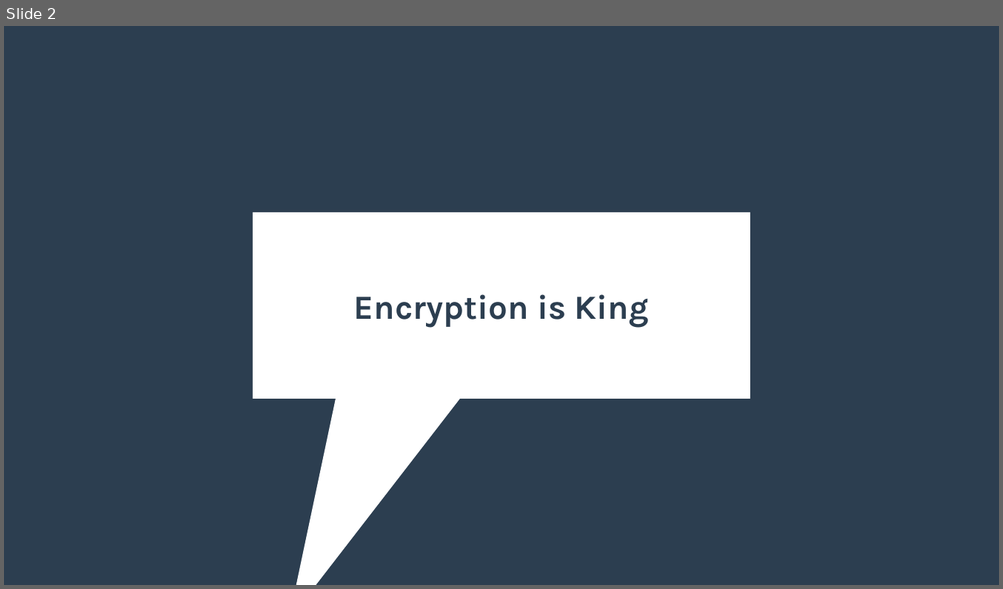
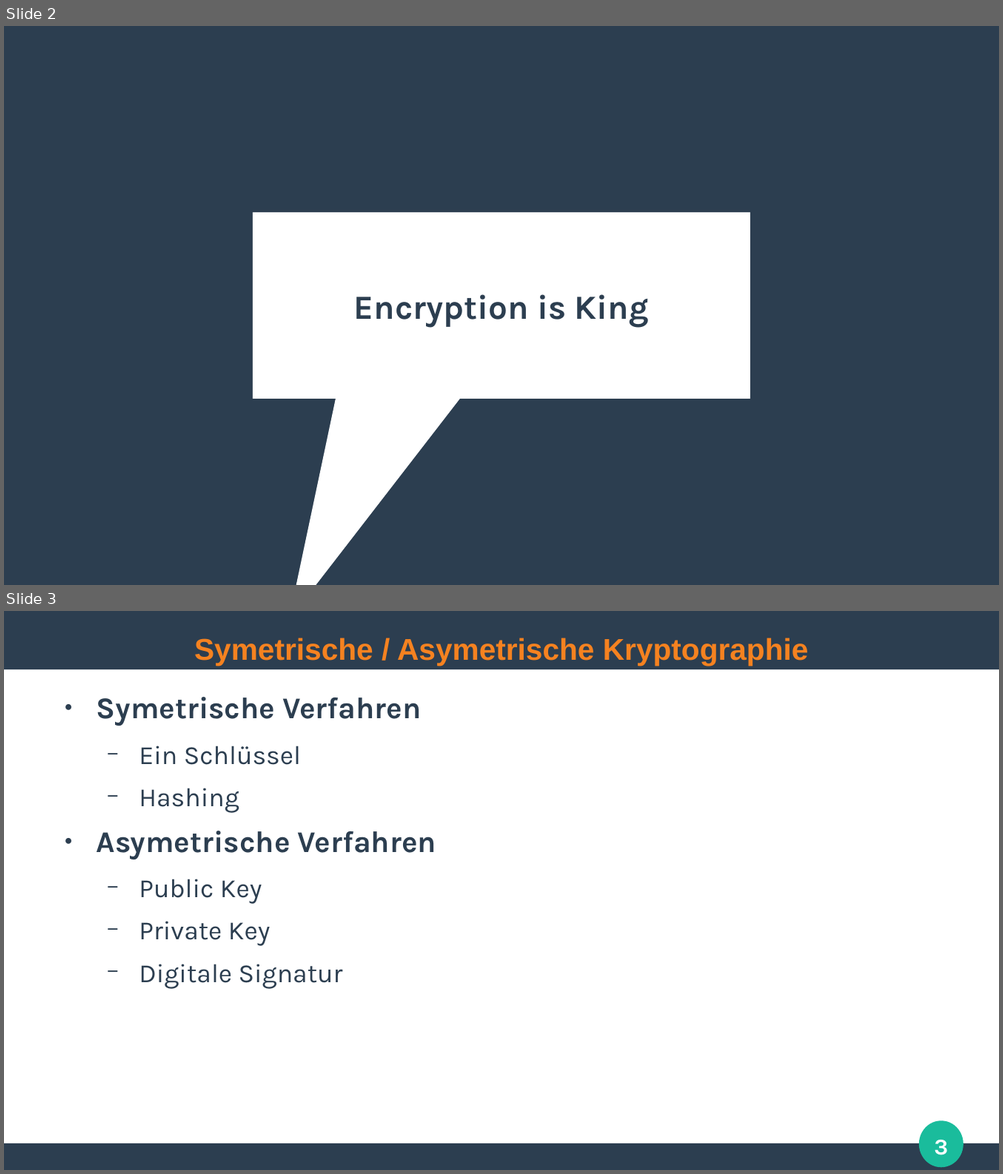
Before and after one commit to ghandmann/HS-AlbSig-WebAnwendungen2, a slide deck: Kapitel/03_SSL_TLS_HTTPS.odp. Shown one above the other, each under a label of ours: slide 2 before the commit, slides 2 and 3 after it. The pictures are 1003x589 and 1003x1174 pixels, drawn with LibreOffice and Linux fonts; fonts in the diff are those of the drawing. Boxes give left, top, right and bottom in pixels: in the first picture for what was removed or moved away, otherwise in the second. Text is boxed around its words. In the diff, an @@ line names an element or a change of style, - is before the commit and + after.

```diff
--- a/Kapitel/03_SSL_TLS_HTTPS.odp
+++ b/Kapitel/03_SSL_TLS_HTTPS.odp
@@ slide 3 added at box(4, 611, 999, 1170), background #FFFFFF @@
@@ rectangle added at box(4, 611, 999, 669), fill #2C3E50 @@
@@ title added at box(194, 638, 808, 665), 24 pt, text #F58220, bold @@
+Symetrische / Asymetrische Kryptographie
@@ text added at box(96, 697, 436, 988), 21 pt, text #2C3E50 @@
+● Symetrische Verfahren
+  − Ein Schlüssel
+  − Hashing
+● Asymetrische Verfahren
+  − Public Key
+  − Private Key
+  − Digitale Signatur
@@ ellipse added at box(919, 1121, 963, 1167), fill #1ABC9C @@
@@ page number added at box(933, 1140, 948, 1156), 18 pt, text #FFFFFF, bold @@
+3
@@ rectangle added at box(4, 1145, 999, 1170), fill #2C3E50 @@
```
Also in this commit, not shown: 19 other slides added, 1 slide removed, 5 other files.
